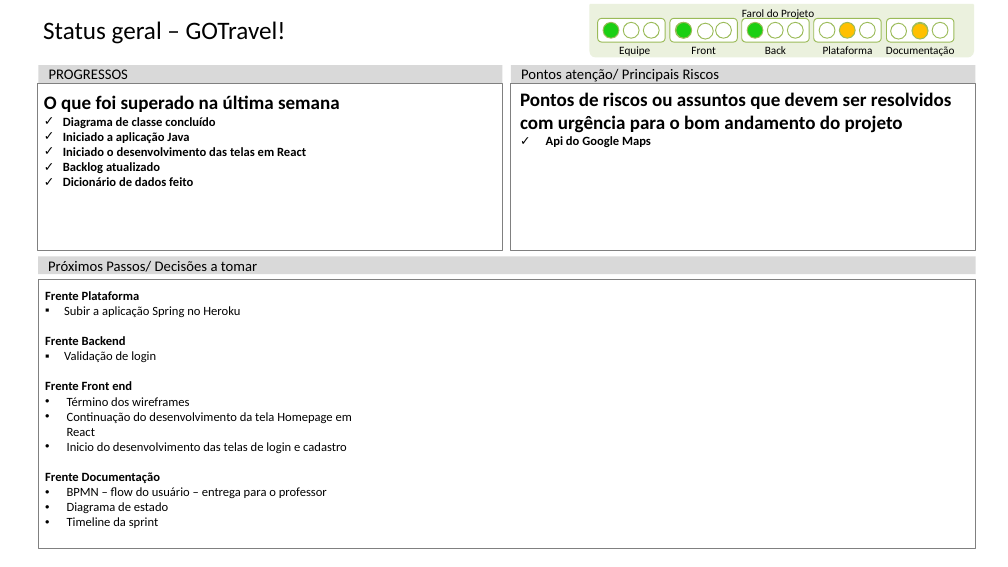
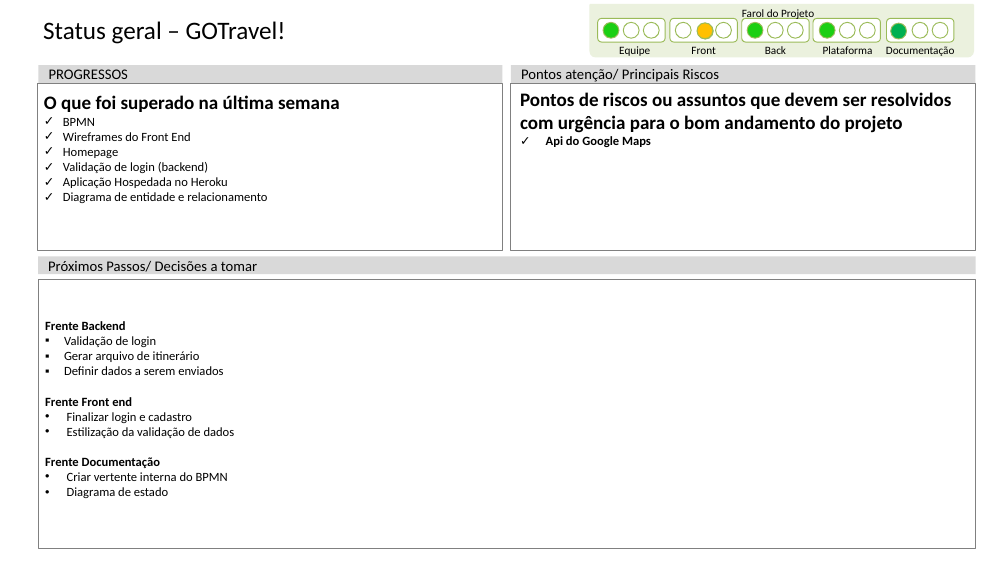
Before and after one commit to JoelSilv4/20201-3adsa-grupo1, a slide deck: slide 3 of Documentos/ppt's/status-report-gotravel.pptx. Drawn at 1008x567 pixels with LibreOffice and Linux fonts; fonts in the diff are those of the drawing. Boxes give left, top, right and bottom in pixels: in the first picture for what was removed or moved away, otherwise in the second. Text is boxed around its words. In the diff, an @@ line names an element or a change of style, - is before the commit and + after.

Commit message:
status report semana 2

```diff
--- a/Documentos/ppt's/status-report-gotravel.pptx
+++ b/Documentos/ppt's/status-report-gotravel.pptx
@@ ellipse: place and size @@
-ellipse at <box>676,23,692,38</box>
+ellipse at <box>697,23,713,38</box>
@@ ellipse at <box>697,23,713,38</box>: fill #1BCF13 to #FFC000 @@
@@ ellipse at <box>819,23,835,38</box>: fill none to #1BCF13 @@
@@ ellipse at <box>839,23,855,38</box>: fill #FFC000 to #FFFFFF @@
@@ ellipse: place and size @@
-ellipse at <box>912,23,928,39</box>
+ellipse at <box>891,23,907,39</box>
@@ ellipse at <box>891,23,907,39</box>: fill #FFC000 to #00B050 @@
@@ ellipse removed at <box>891,23,907,39</box> @@
@@ text in rectangle at <box>63,118,267,203</box>: text changed; bold off @@
-✓ Diagrama de classe concluído
-✓ Iniciado a aplicação Java
-✓ Iniciado o desenvolvimento das telas em React
-✓ Backlog atualizado
-✓ Dicionário de dados feito
+✓ BPMN
+✓ Wireframes do Front End
+✓ Homepage
+✓ Validação de login (backend)
+✓ Aplicação Hospedada no Heroku
+✓ Diagrama de entidade e relacionamento
@@ text in rectangle at <box>45,291,240,317</box>: paragraphs removed @@
-  Frente Plataforma
-  ▪ Subir a aplicação Spring no Heroku
@@ text in rectangle at <box>64,351,223,375</box>: paragraphs added @@
+  ▪ Gerar arquivo de itinerário
+  ▪ Definir dados a serem enviados
@@ text in rectangle at <box>67,412,235,438</box>: text changed @@
-  • Término dos wireframes
-  • Continuação do desenvolvimento da tela Homepage em React
-  • Inicio do desenvolvimento das telas de login e cadastro
+  • Finalizar login e cadastro
+  • Estilização da validação de dados
@@ text in rectangle at <box>67,472,228,481</box>: text changed @@
-  • BPMN – flow do usuário – entrega para o professor
+  • Criar vertente interna do BPMN
@@ text in rectangle at <box>67,517,158,528</box>: paragraph removed @@
-  • Timeline da sprint
```
